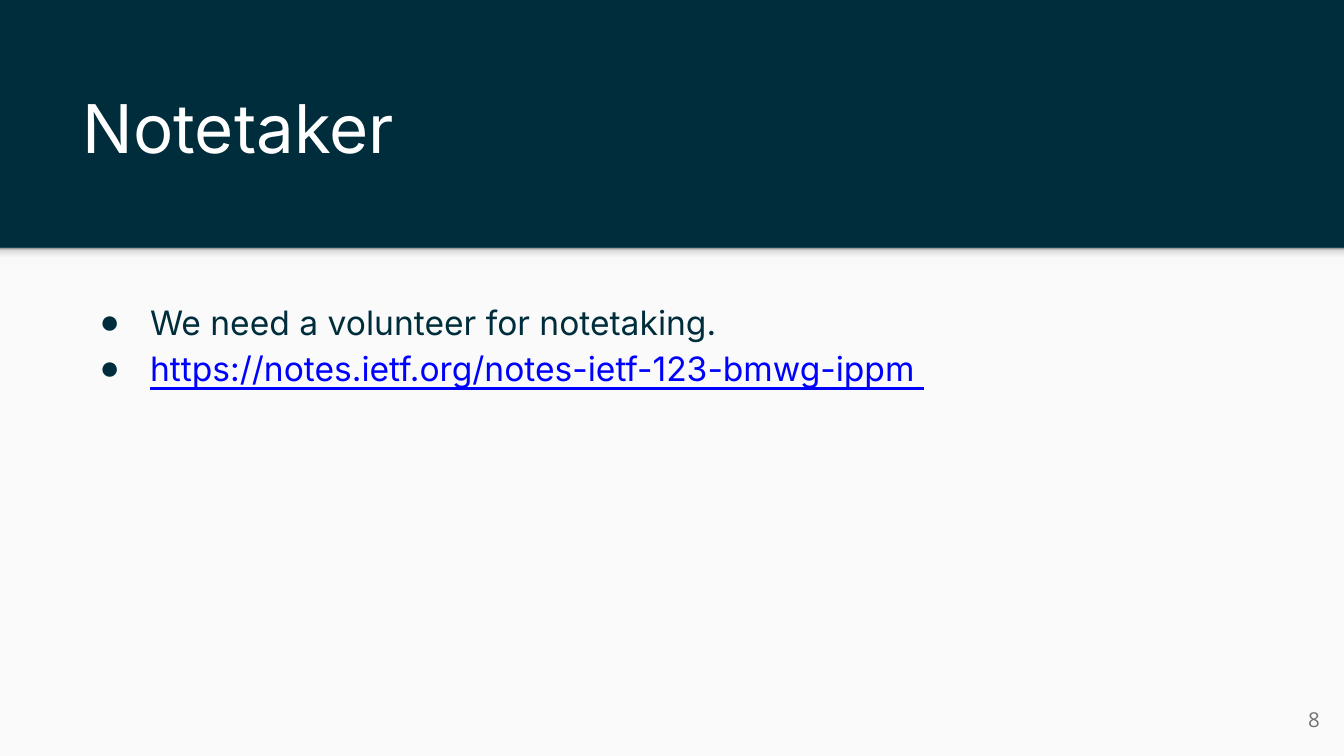
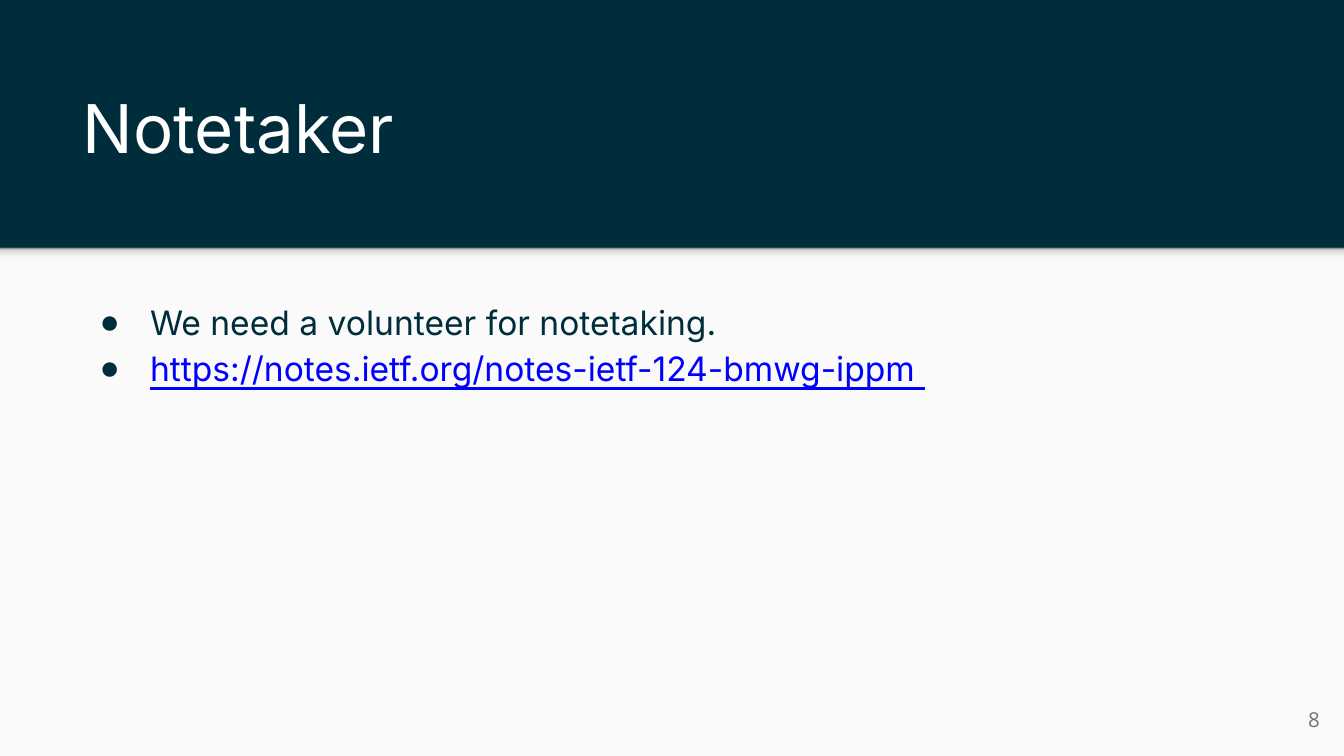
Before and after one commit to ietf-ippm/meeting-materials, a slide deck: slide 8 of ietf124-Montreal/Slides/chair-slides-bmwg-ippm.pptx. Drawn at 1344x756 pixels with LibreOffice and Linux fonts; fonts in the diff are those of the drawing. Boxes give left, top, right and bottom in pixels: in the first picture for what was removed or moved away, otherwise in the second. Text is boxed around its words. In the diff, an @@ line names an element or a change of style, - is before the commit and + after.

```diff
--- a/ietf124-Montreal/Slides/chair-slides-bmwg-ippm.pptx
+++ b/ietf124-Montreal/Slides/chair-slides-bmwg-ippm.pptx
@@ text at bbox=[150, 355, 915, 389]: text changed @@
-● https://notes.ietf.org/notes-ietf-123-bmwg-ippm
+● https://notes.ietf.org/notes-ietf-124-bmwg-ippm
```
Also in this commit, not shown: 8 other slides changed, 1 slide added, 2 slides removed, 1 other file.
